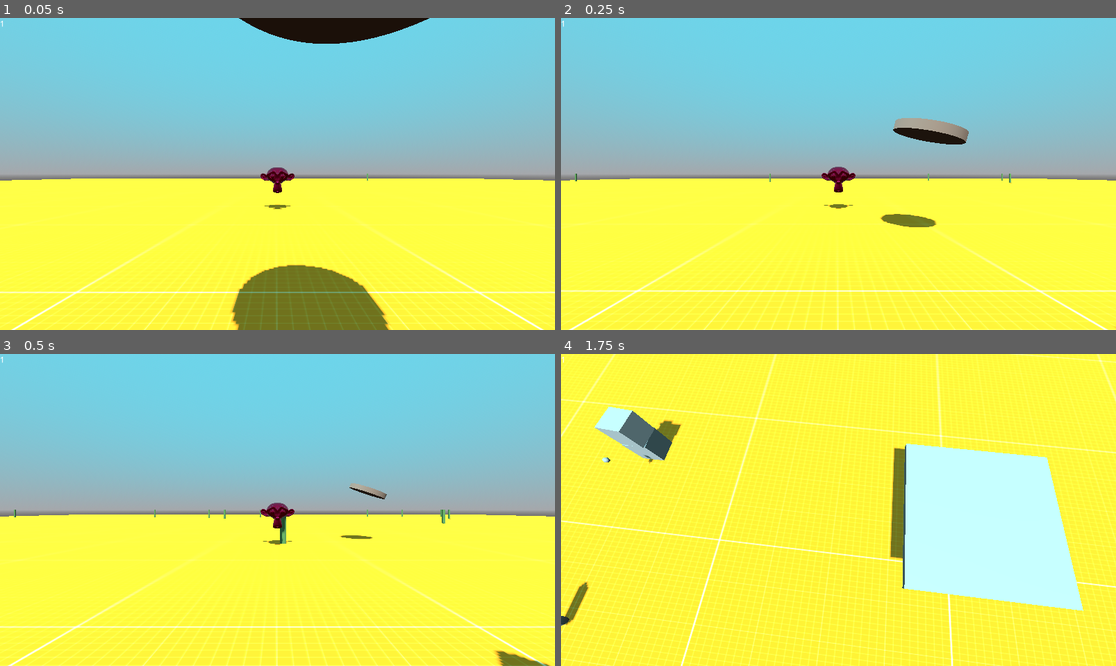
Above: before the commit, frames 1-4 (two rows, left to right).
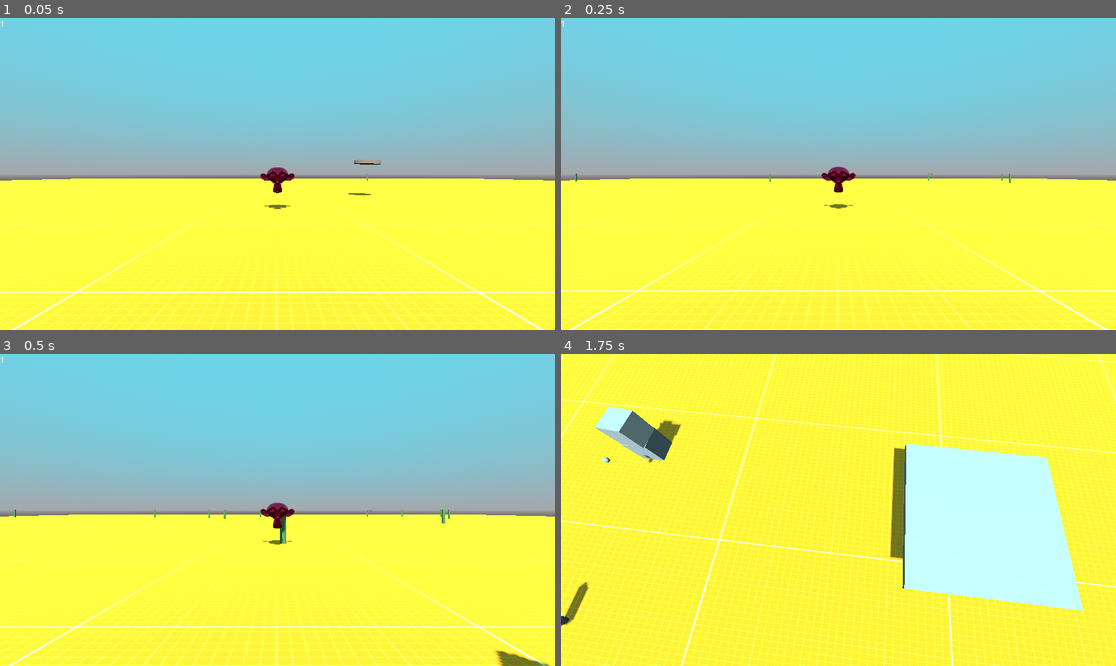
Above: after the commit, the same moments.

Repository: Flodurs/GoDotTest
Game: Godot game, scene res://scenes/level/level.tscn
The game is run twice, just before and just after one commit, with the same random seed, the same clock (stepped at 60 frames per second) and the same inputs.
Inputs:
- Up to frame 1 (0.05 s): no input
- Up to frame 2 (0.25 s): no input
- Up to frame 3 (0.5 s): no input
- Up to frame 4 (1.75 s): hold D (Right) 0.53-1.28 s; hold Down (CamDown) 0.53-1.28 s; tap Space (Jump) at 0.77, 1.52 s; hold S (Backward) from 1.28 s (still down); tap Left (CamLeft) at 1.35 s

The runs differ from the first frame. In frame 1, 6.7% of the frame differs, in the area x 41-78%, y 0-100%; in frame 2, 1.2%; in frame 3, 0.2%; in frame 4, nothing differs.

Commit message:
Updated Graph

Diff:
--- a/scenes/level/Hud.gd
+++ b/scenes/level/Hud.gd
@@ -15,8 +15,10 @@
 func _process(delta):
 	timerA+=delta
 	totalTime+=delta
-	if timerA >= 5:
+	if timerA >= 1:
+
+		data.append(Vector2(totalTime*10,-get_tree().get_nodes_in_group("baumblitzer").size()))
+		$Line2D.position.x-=timerA*10
+		$Line2D.set_points(data)
 		timerA=0
-		data.append(Vector2(totalTime*1,-get_tree().get_nodes_in_group("baumblitzer").size()))
-		$Line2D.set_points(data)
 	$Label.set_text(str(get_tree().get_nodes_in_group("baumblitzer").size()))
--- a/scenes/level/level.tscn
+++ b/scenes/level/level.tscn
@@ -96,6 +96,6 @@
 offset_bottom = 23.0
 
 [node name="Line2D" type="Line2D" parent="Hud"]
-position = Vector2(0, 800)
+position = Vector2(1000, 800)
 width = 2.0
 default_color = Color(1, 0.0941176, 1, 1)
--- a/scenes/neutrals/baum_blitzer.gd
+++ b/scenes/neutrals/baum_blitzer.gd
@@ -9,7 +9,7 @@
 var time = 0
 var splitCount = 0
 var splitBool = 0
-var speed = 0.5
+var speed = 10
 var timeoflife=0
 
 var energy = 0
